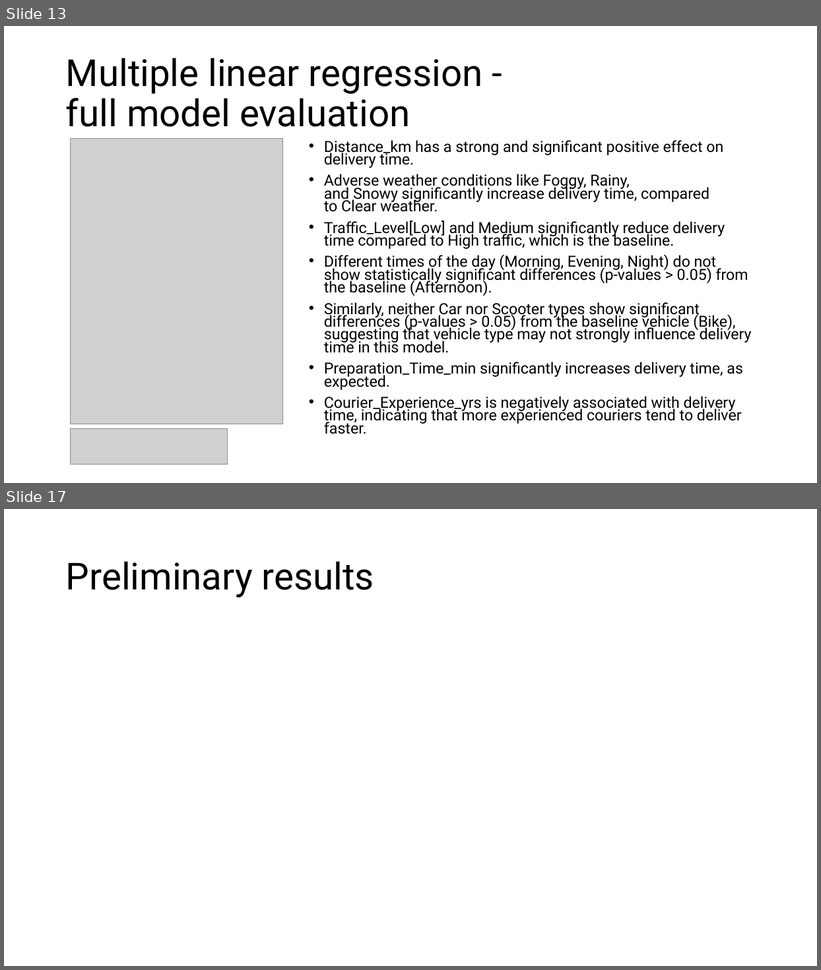
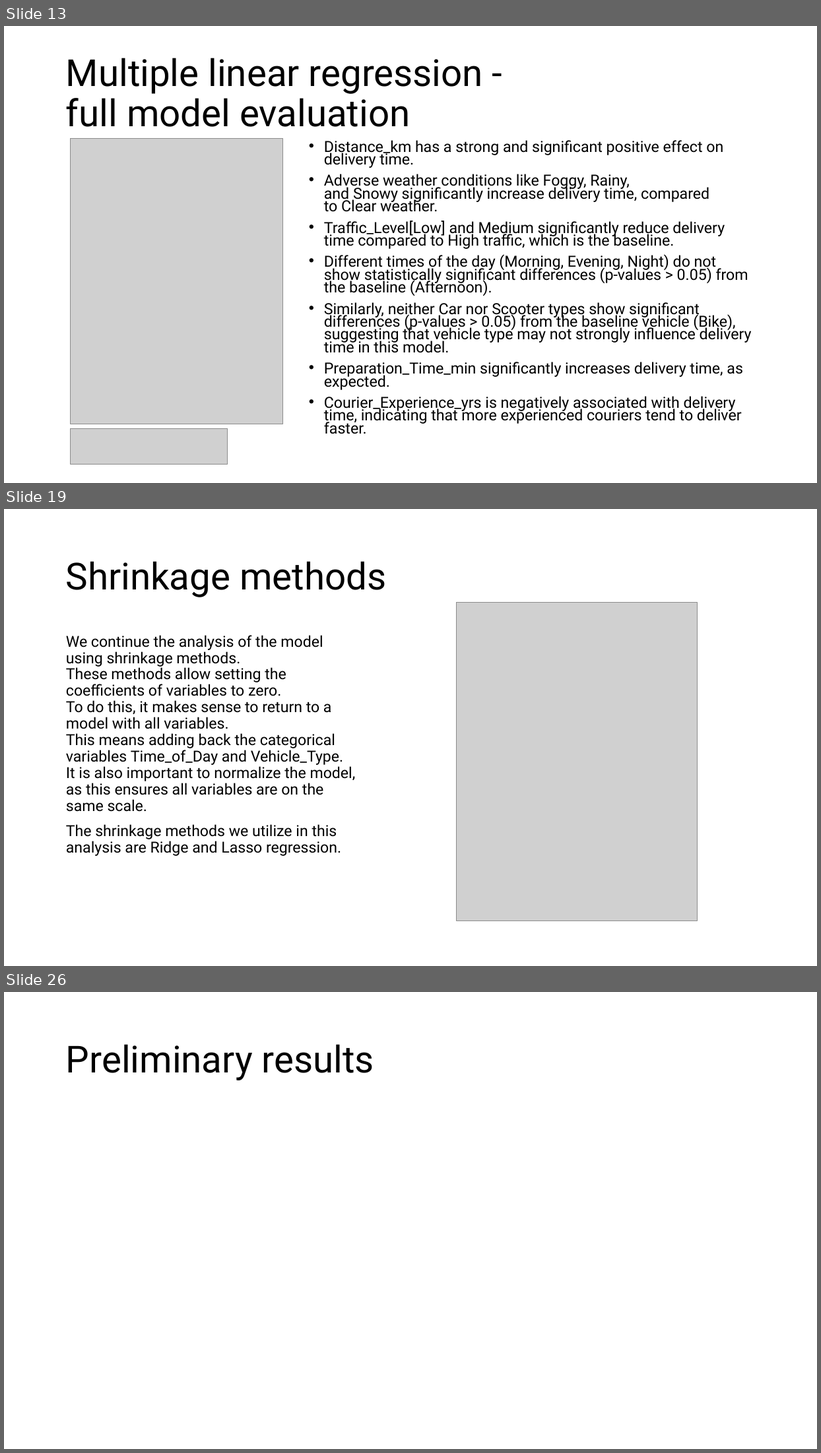
Before and after one commit to DanieleGotti/Food_Delivery_Time_Prediction, a slide deck: Presentazione_progetto.pptx. Shown one above the other, each under a label of ours: slides 13 and 17 before the commit, slides 13, 19 and 26 after it; the slides between them are not shown. The pictures are 821x970 and 821x1453 pixels, drawn with LibreOffice and Linux fonts; fonts in the diff are those of the drawing; grey boxes stand for pictures. Boxes give left, top, right and bottom in pixels: in the first picture for what was removed or moved away, otherwise in the second. Text is boxed around its words. In the diff, an @@ line names an element or a change of style, - is before the commit and + after.

```diff
--- a/Presentazione_progetto.pptx
+++ b/Presentazione_progetto.pptx
@@ slide 19 added at [4,509,817,966], background #FFFFFF @@
@@ title added at [66,561,386,597], 44 pt, text #000000 @@
+Shrinkage methods
@@ picture added at [457,602,697,921] @@
@@ text added at [66,635,356,856], 18 pt, text #000000 @@
+We continue the analysis of the model using shrinkage methods.
+These methods allow setting the coefficients of variables to zero.
+To do this, it makes sense to return to a model with all variables.
+This means adding back the categorical variables Time_of_Day and Vehicle_Type.
+It is also important to normalize the model, as this ensures all variables are on the same scale.
+The shrinkage methods we utilize in this analysis are Ridge and Lasso regression.
@@ what was slide 17 is now slide 26 @@
```
Also in this commit, not shown: 5 slides changed, 8 other slides added, 42 other files.
